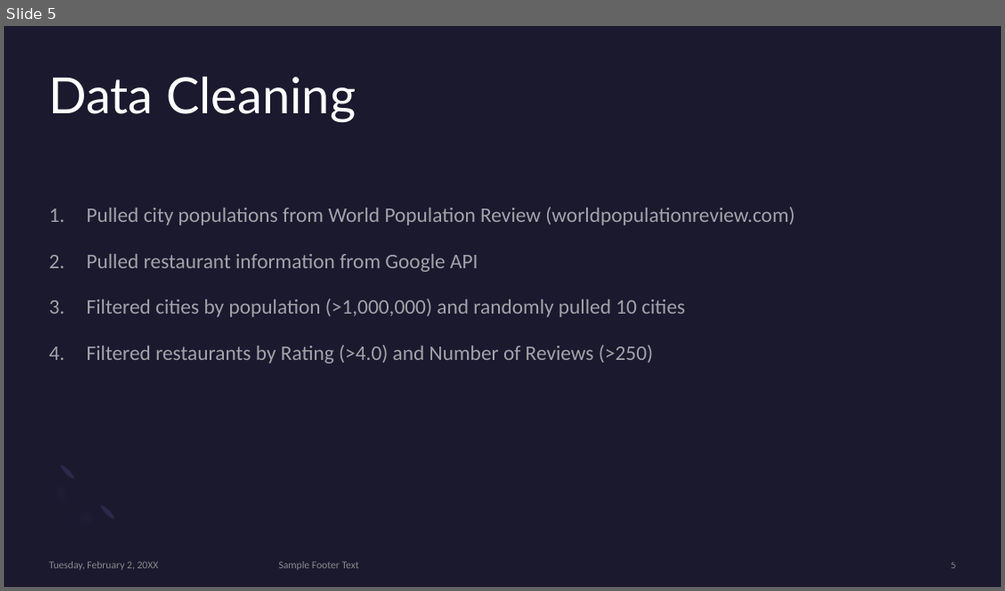
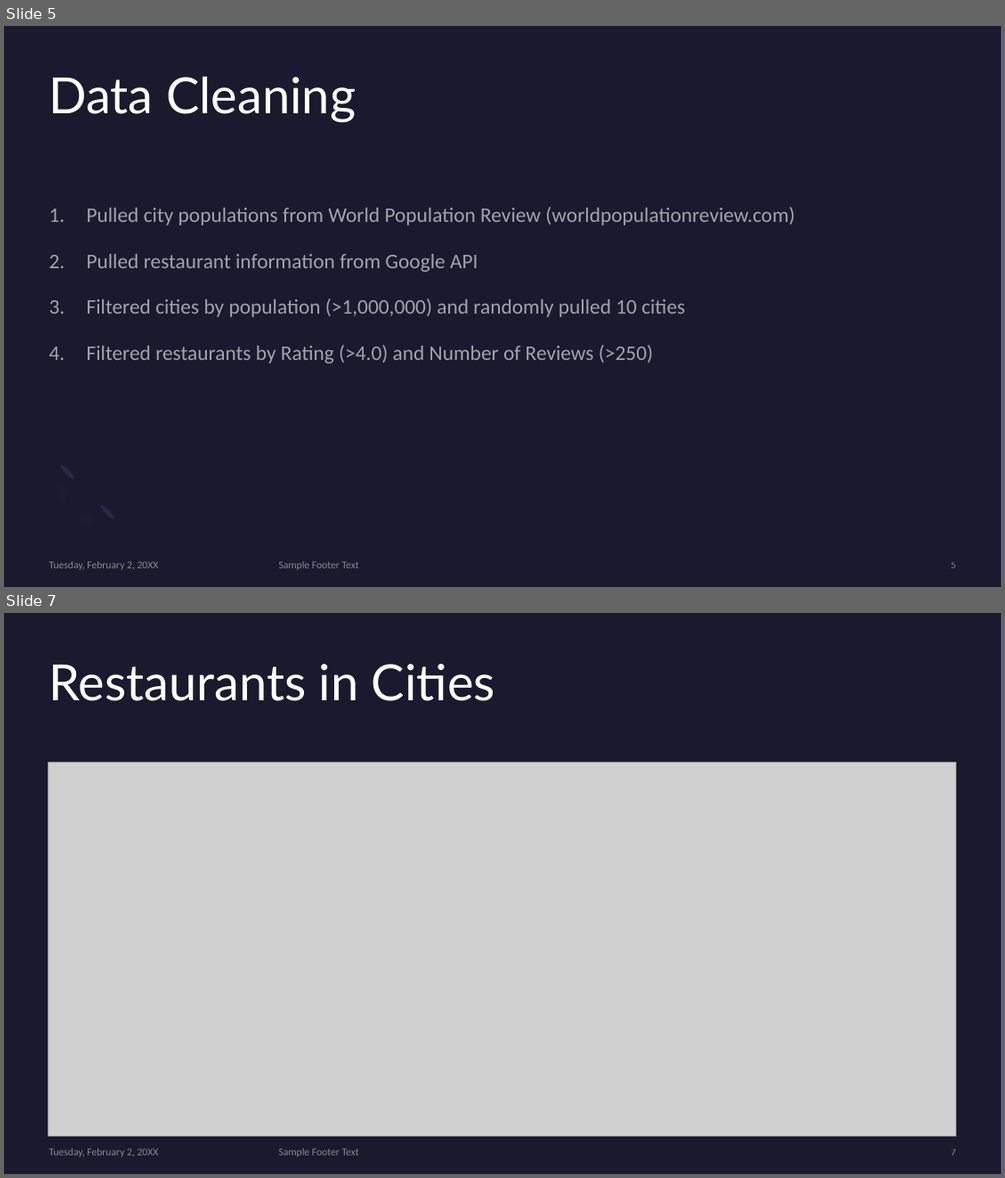
Before and after one commit to mward95/Restaurant_API, a slide deck: Sanjay Dabra/Presentation1.pptx. Shown one above the other, each under a label of ours: slide 5 before the commit, slides 5 and 7 after it; the slides between them are not shown. The pictures are 1005x591 and 1005x1178 pixels, drawn with LibreOffice and Linux fonts; fonts in the diff are those of the drawing; grey boxes stand for pictures. Boxes give left, top, right and bottom in pixels: in the first picture for what was removed or moved away, otherwise in the second. Text is boxed around its words. In the diff, an @@ line names an element or a change of style, - is before the commit and + after.

```diff
--- a/Sanjay Dabra/Presentation1.pptx
+++ b/Sanjay Dabra/Presentation1.pptx
@@ slide 7 added at bbox=[4, 613, 1001, 1174], background #1B192E; not listed: 1 template element that a slide beside it also shows @@
@@ title added at bbox=[49, 664, 495, 701], 48 pt, text #FFFFFF @@
+Restaurants in Cities
@@ picture added at bbox=[48, 762, 956, 1135] @@
@@ text added at bbox=[49, 1148, 159, 1157], 10 pt, text #A6A6A6 at 80% opacity @@
+Tuesday, February 2, 20XX
@@ text added at bbox=[279, 1148, 359, 1157], 10 pt, text #A6A6A6 at 80% opacity @@
+Sample Footer Text
@@ page number added at bbox=[951, 1149, 956, 1155], 10 pt, text #A6A6A6 at 80% opacity @@
+7
```
Also in this commit, not shown: 7 slides changed, 1 other file.
